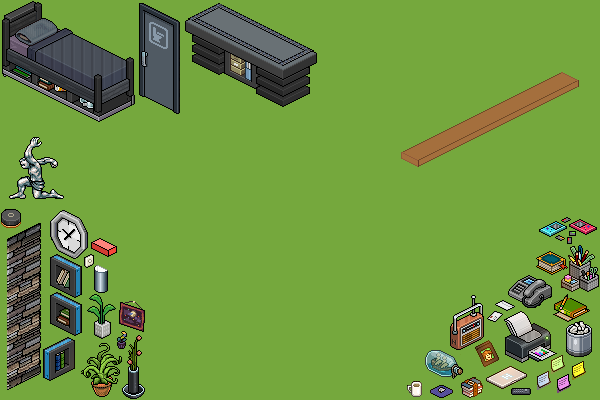
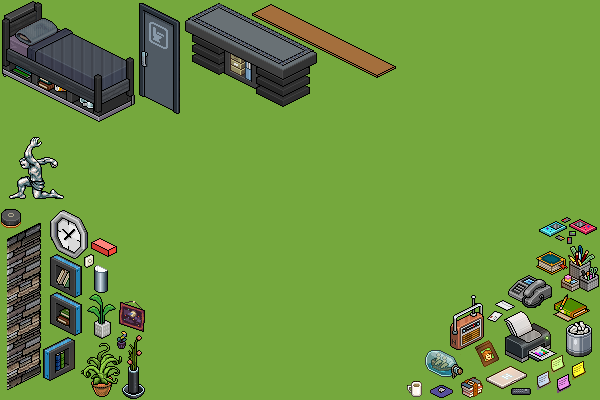
Layers edited between the first and the second 600x400 image:
added layer "plank_L" in group "1x" over (252, 4, 396, 78)
removed layer "Plank Template" from group "1x" over (401, 72, 579, 167)
